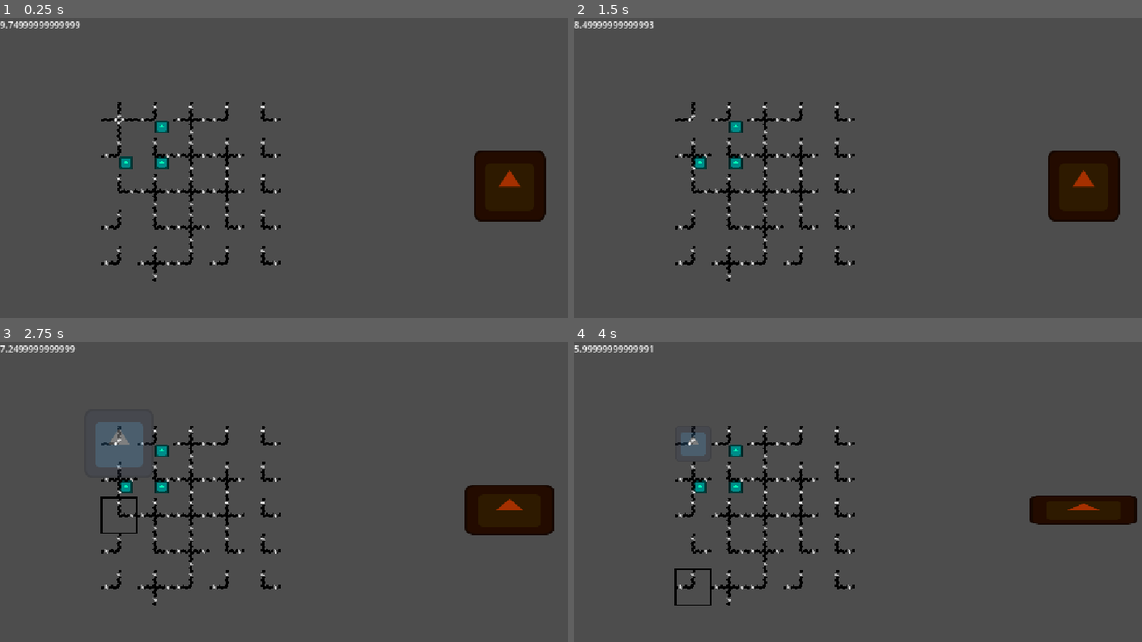
Above: before the commit, frames 1-4 (two rows, left to right).
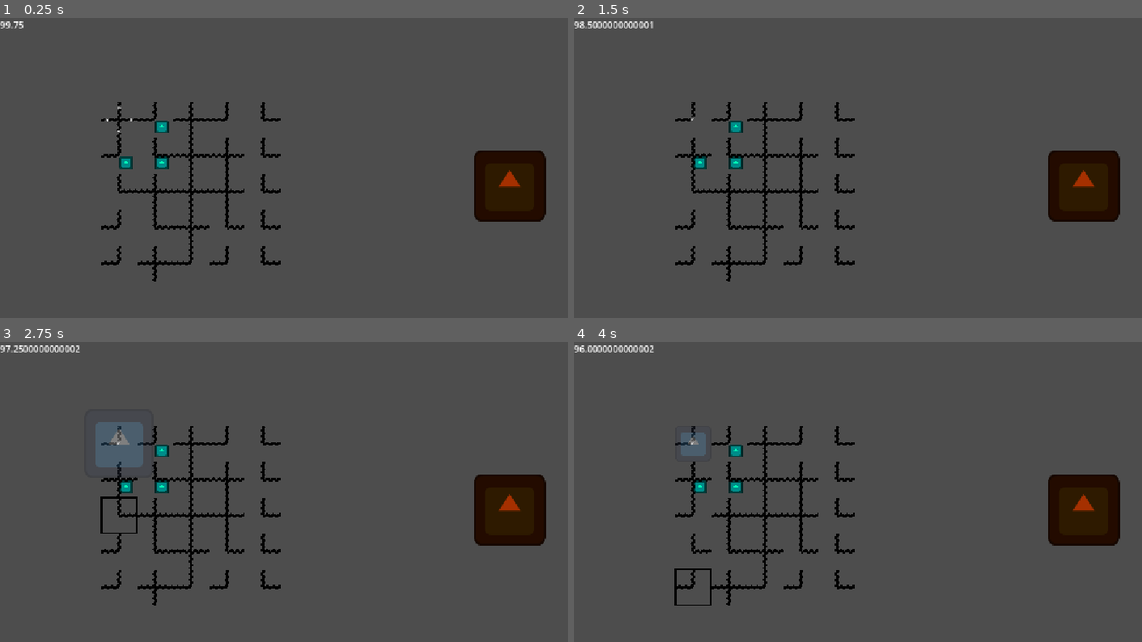
Above: after the commit, the same moments.

Repository: MagnusLucas/gmtk2026
Game: Godot game, scene res://scenes/level_manager.tscn
Two runs of this game, one before a commit and one after it. Both use one fixed random seed, a clock stepped at 60 frames per second and the inputs below. The engine's default icon, where the game draws it, is replaced by a stand-in: a white triangle on a blue panel in a dark square.
Inputs (mouse positions are in pixels of both pictures, inside the frame that each line leads up to):
- Up to frame 1 (0.25 s): no input
- Up to frame 2 (1.5 s): move the mouse to (693, 120) at 0.52 s; click (693, 120) at 0.67 s; move the mouse to (693, 156) at 1.27 s; click (693, 156) at 1.42 s
- Up to frame 3 (2.75 s): move the mouse to (119, 516) at 2.02 s; click (119, 516) at 2.17 s
- Up to frame 4 (4 s): move the mouse to (693, 552) at 2.77 s; click (693, 552) at 2.92 s; move the mouse to (693, 588) at 3.52 s; click (693, 588) at 3.67 s

The runs differ from the first frame. In frame 1, 0.8% of the frame differs, in the area x 0-50%, y 1-87%; in frame 2, 0.7%; in frame 3, 2.1%; in frame 4, 3.2%, in the area x 0-100%, y 1-87%.

Commit message:
Beautiful signals

Diff:
--- a/components/signal_texture.gd
+++ b/components/signal_texture.gd
@@ -6,9 +6,12 @@
 
 const MINIMUM_POINT_DISTANCE = 0.001
 
-@export var signal_colour: Color = Color.WHITE
-@export_range(0.001, 0.25) var signal_size_relative: float = 0.1
+@export var signal_colour: Color = Color.WHITE : set = _set_signal_colour
+@export_range(0.001, 0.25) var signal_size_relative: float = 0.25
 @export var animation_time := 0.2
+@export_tool_button("Generate gradient")
+var generate_gradient_action = _generate_gradient
+
 
 var half_move_range: float
 
@@ -16,20 +19,31 @@
 func _init() -> void:
 	fill = GradientTexture2D.FILL_RADIAL
 	fill_from = Vector2.ONE / 2
+	width = 128
+	height = 128
+	half_move_range = 0.5 - signal_size_relative - MINIMUM_POINT_DISTANCE
+	_generate_gradient()
+
+
+func _generate_gradient() -> void:
 	gradient = Gradient.new()
 	gradient.add_point(0.5 - signal_size_relative, Color.BLACK)
 	gradient.add_point(0.5, signal_colour)
 	gradient.add_point(0.5 + signal_size_relative, Color.BLACK)
 	gradient.set_color(4, Color.BLACK)
-	width = 128
-	height = 128
-	half_move_range = 0.5 - signal_size_relative - MINIMUM_POINT_DISTANCE
+	set_signal(false)
+
+
+func _set_signal_colour(value: Color) -> void:
+	signal_colour = value
+	if gradient.get_point_count() > 2:
+		gradient.set_color(2, value)
 
 
 func animate_outward(delta: float) -> void:
 	var animation_piece := delta / animation_time
 	var offset := animation_piece * half_move_range
-	for i in range(1, 4):
+	for i in range(3, 0, -1):
 		gradient.set_offset(i, gradient.get_offset(i) + offset)
 	if gradient.get_offset(3) + MINIMUM_POINT_DISTANCE + offset >= 1:
 		animation_finished.emit()
@@ -49,7 +63,7 @@
 		if has_tile_signal:
 			_set_point_start(i)
 		else:
-			_set_point_end(i)
+			_set_point_end(4 - i)
 
 
 func _set_point_start(point: int) -> void:
@@ -58,5 +72,5 @@
 
 
 func _set_point_end(point: int) -> void:
-	var point_offset := signal_size_relative / 2 * (3 - point)
+	var point_offset := signal_size_relative / 2 * point
 	gradient.set_offset(point, 1 - MINIMUM_POINT_DISTANCE - point_offset)
--- a/scenes/level_manager.tscn
+++ b/scenes/level_manager.tscn
@@ -15,7 +15,6 @@
 
 [sub_resource type="Resource" id="Resource_3maf5"]
 script = ExtResource("2_k1abw")
-time_countdown = 10
 health = 5
 animated_texture_frames = ExtResource("2_bj8vm")
 metadata/_custom_type_script = "uid://dl6hh4bpjeyl7"
@@ -149,6 +148,7 @@
 shape = SubResource("RectangleShape2D_hgse7")
 
 [node name="AnimationPlayer" type="AnimationPlayer" parent="Boss" unique_id=315579128]
+active = false
 root_node = NodePath("../..")
 libraries/ = SubResource("AnimationLibrary_s60hn")
 
--- a/scenes/tile.gd
+++ b/scenes/tile.gd
@@ -29,6 +29,7 @@
 			receiving_signal = !receiving_signal
 			animating = false
 	)
+	signal_texture.set_signal(false)
 
 
 func _process(delta: float) -> void:
--- a/scenes/tile.tscn
+++ b/scenes/tile.tscn
@@ -2,6 +2,7 @@
 
 [ext_resource type="Script" uid="uid://dnes0j6rqkh4b" path="res://scenes/tile.gd" id="1_jy7pm"]
 [ext_resource type="Shader" uid="uid://t57xkq3rqrus" path="res://assets/wires.gdshader" id="2_q7utx"]
+[ext_resource type="Script" uid="uid://c2sw1w06mgsd5" path="res://components/signal_texture.gd" id="3_jy7pm"]
 
 [sub_resource type="RectangleShape2D" id="RectangleShape2D_g4v7s"]
 size = Vector2(64, 64)
@@ -17,6 +18,19 @@
 shader_parameter/top = true
 shader_parameter/bottom = true
 
+[sub_resource type="Gradient" id="Gradient_jy7pm"]
+offsets = PackedFloat32Array(0, 0.849, 0.899, 0.949, 1)
+colors = PackedColorArray(0, 0, 0, 1, 0, 0, 0, 1, 1, 1, 1, 1, 0, 0, 0, 1, 0, 0, 0, 1)
+
+[sub_resource type="GradientTexture2D" id="GradientTexture2D_jy7pm"]
+gradient = SubResource("Gradient_jy7pm")
+width = 128
+height = 128
+fill = 1
+fill_from = Vector2(0.5, 0.5)
+script = ExtResource("3_jy7pm")
+metadata/_custom_type_script = "uid://c2sw1w06mgsd5"
+
 [node name="Tile" type="Area2D" unique_id=508948405]
 script = ExtResource("1_jy7pm")
 
@@ -26,6 +40,7 @@
 [node name="Sprite2D" type="Sprite2D" parent="." unique_id=1557859440]
 material = SubResource("ShaderMaterial_jy7pm")
 scale = Vector2(0.5, 0.5)
+texture = SubResource("GradientTexture2D_jy7pm")
 
 [node name="Line2D" type="Line2D" parent="." unique_id=1582983497]
 visible = false
